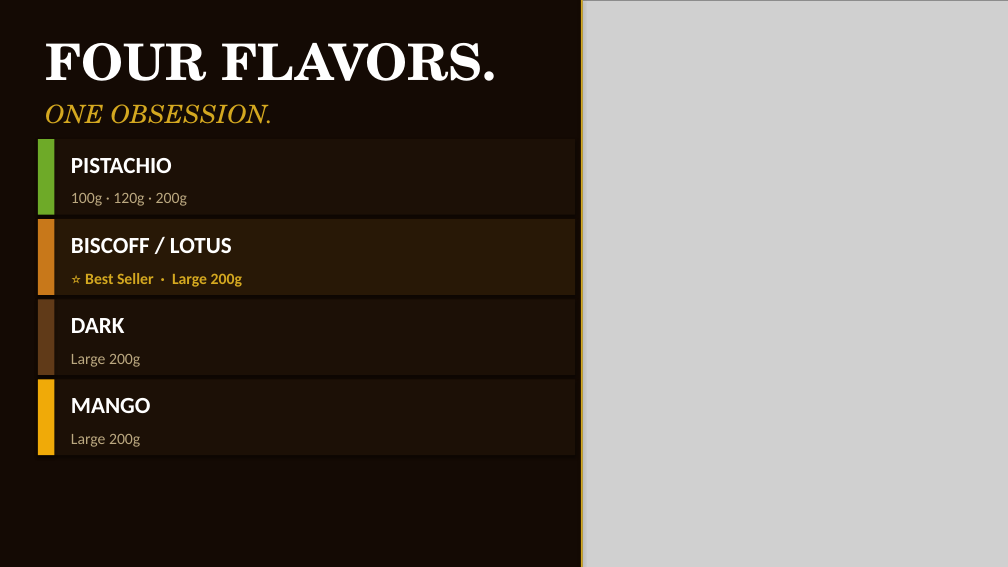
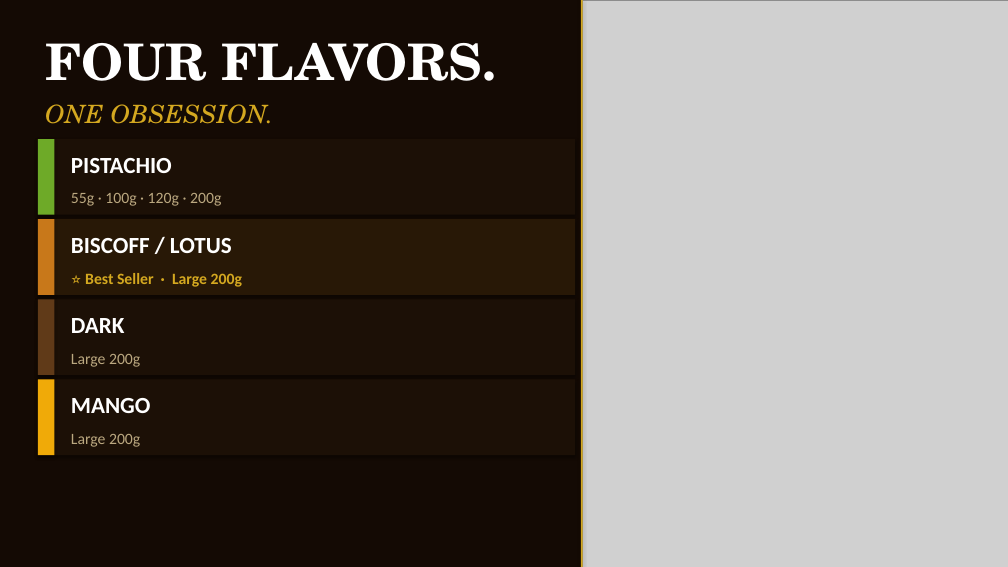
Before and after one commit to mnfadawi/hi, a slide deck: slide 5 of sahara-bites-fun-fair.pptx. Drawn at 1008x567 pixels with LibreOffice and Linux fonts; fonts in the diff are those of the drawing; grey boxes stand for pictures. Boxes give left, top, right and bottom in pixels: in the first picture for what was removed or moved away, otherwise in the second. Text is boxed around its words. In the diff, an @@ line names an element or a change of style, - is before the commit and + after.

```diff
--- a/sahara-bites-fun-fair.pptx
+++ b/sahara-bites-fun-fair.pptx
@@ text at <box>71,193,221,206</box>: text changed @@
-100g · 120g · 200g
+55g · 100g · 120g · 200g
```
Also in this commit, not shown: 1 other slide changed.
